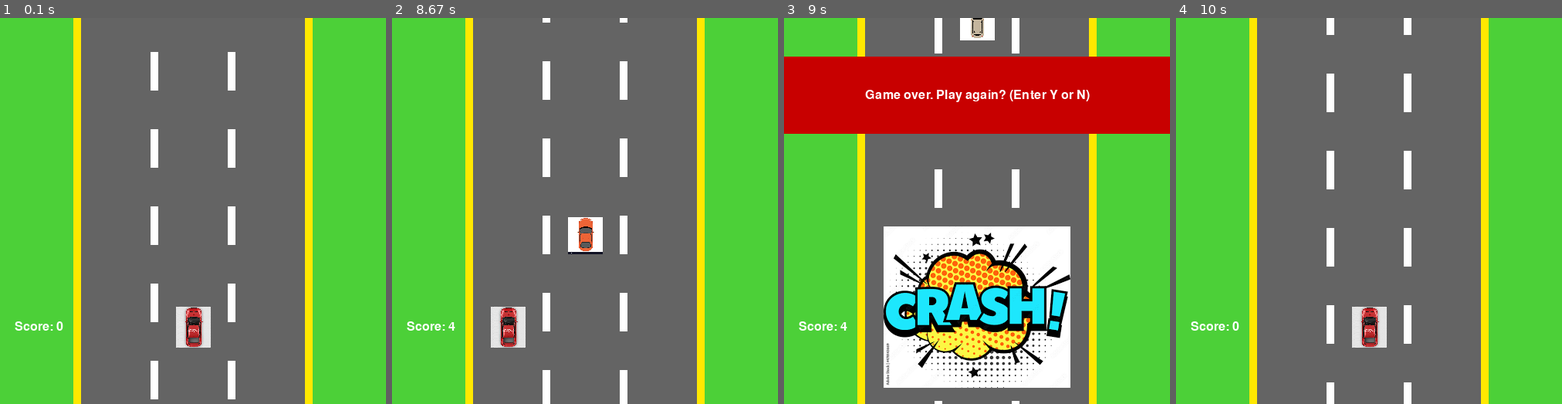
Above: before the commit, frames 1-4 (left to right).
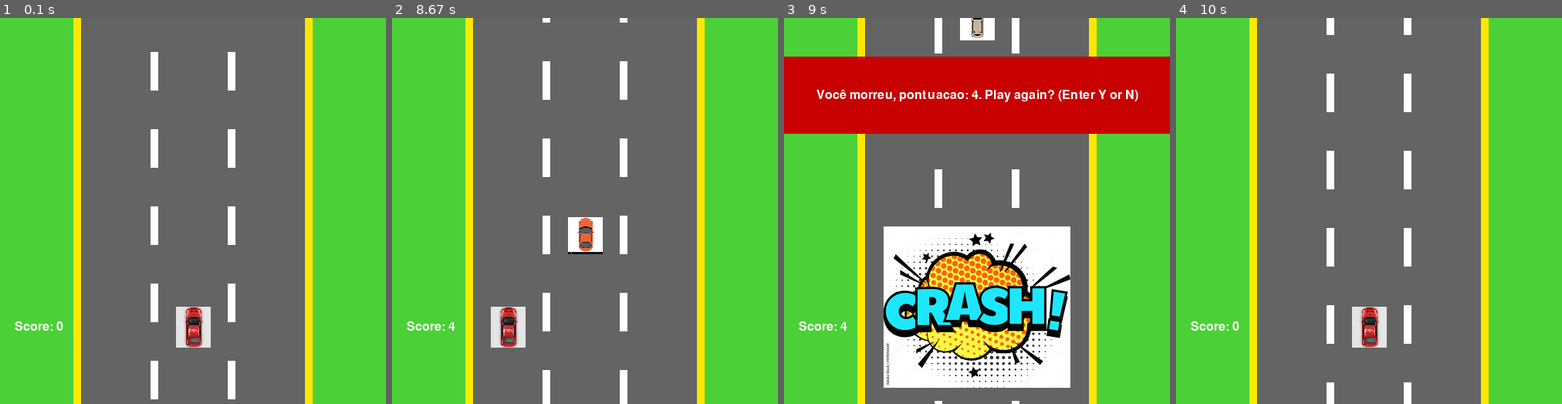
Above: after the commit, the same moments.

Repository: Enrico2012/Pygame-Ferias
Game: pygame game, started from jogo_principal.py
The game is run twice, just before and just after one commit, with the same random seed, the same clock (stepped at 60 frames per second) and the same inputs.
Inputs:
- Up to frame 1 (0.1 s): no input
- Up to frame 2 (8.67 s): hold Right 0.33-0.8 s; hold Right 0.83-1.3 s; hold Left 1.33-1.87 s; hold Left 1.9-2.3 s; hold Right 2.33-2.97 s; hold Left 3-3.47 s; hold Right 3.5-3.97 s; hold Left 4-4.47 s; hold Left 4.5-5.03 s; hold Right 5.5-6.13 s; hold Left 6.17-6.63 s; hold Right 6.67-7.13 s; hold Right 7.17-7.63 s; hold Left 7.67-8.2 s; hold Left 8.23-8.63 s
- Up to frame 3 (9 s): hold Right from 8.67 s (still down)
- Up to frame 4 (10 s): release Right at 9.3 s; tap Y at 9.83 s

Frames 1-2 are identical in both runs. In frame 3, 1.2% of the frame differs, in the area x 8-92%, y 18-22%; in frame 4, nothing differs.

Commit message:
segunda_versao

Diff:
--- a/jogo_principal.py
+++ b/jogo_principal.py
@@ -200,7 +200,7 @@
         pygame.draw.rect(screen, red, (0, 50, width, 100))
 
         font = pygame.font.Font(pygame.font.get_default_font(), 16)
-        text = font.render('Game over. Play again? (Enter Y or N)', True, white)
+        text = font.render(f'Você morreu, pontuacao: {score}. Play again? (Enter Y or N)', True, white)
         text_rect = text.get_rect()
         text_rect.center = (width / 2, 100)
         screen.blit(text, text_rect)
